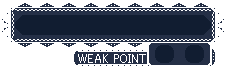
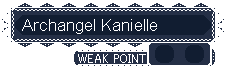
Layer changes from the first 225px x 67px image to the second:
renamed "Pasted Layer" to "Archangel Kanielle", showed it, moved it above "BG", painted on it over [22, 19, 157, 34]
